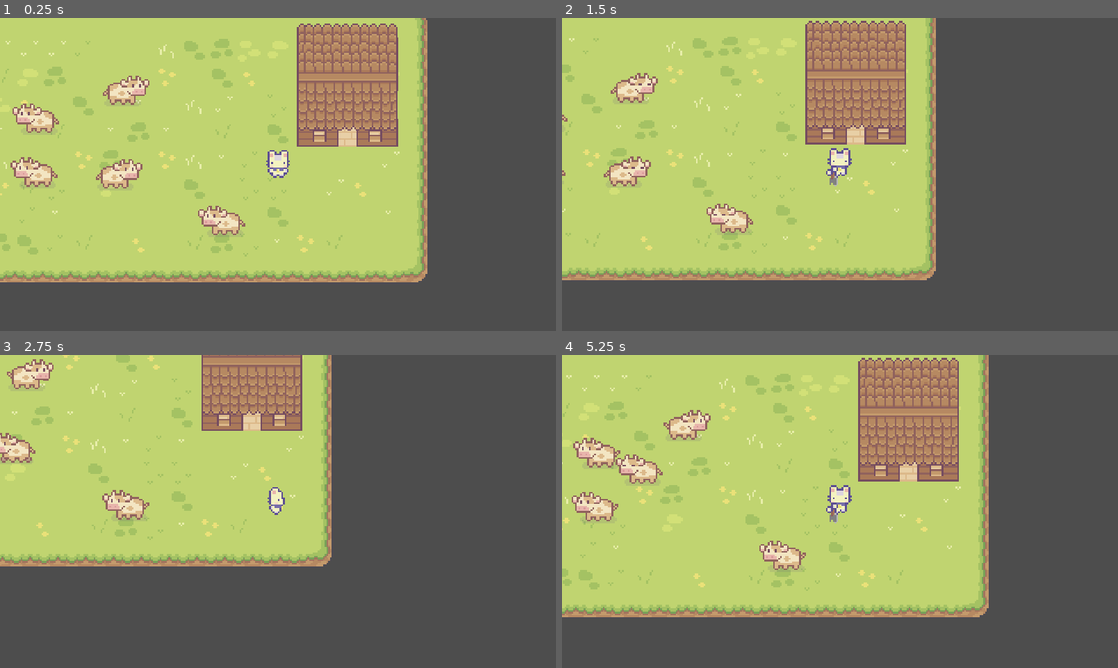
Above: before the commit, frames 1-4 (two rows, left to right).
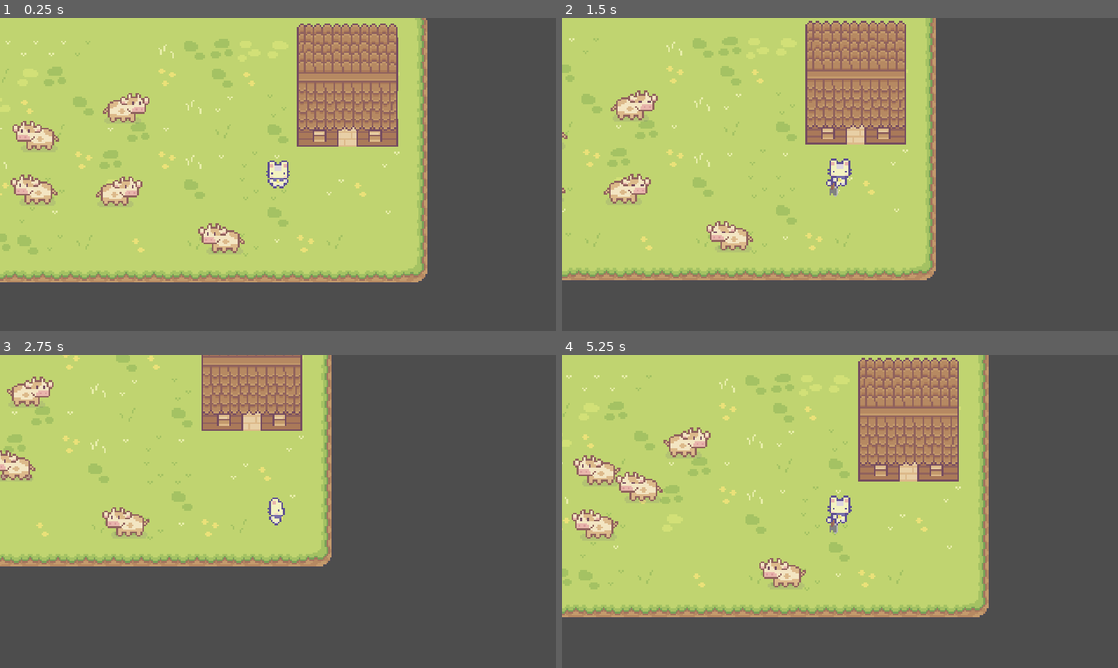
Above: after the commit, the same moments.

Repository: Boyquotes/godot-prototype-one
Game: Godot game, scene res://world/world.tscn
Same seed, same stepped clock (60 frames per second), same inputs: the game is played once before the commit and once after it.
Inputs (mouse positions are in pixels of both pictures, inside the frame that each line leads up to):
- Up to frame 1 (0.25 s): no input
- Up to frame 2 (1.5 s): tap Enter at 0.5 s; move the mouse to (962, 158) at 0.52 s; hold D (game_right) 0.53-1.28 s; click (962, 158) at 0.6 s; move the mouse to (728, 190) at 1.27 s; hold S (game_down) from 1.28 s (still down); click (728, 190) at 1.35 s
- Up to frame 3 (2.75 s): move the mouse to (333, 442) at 2.02 s; release S (game_down) at 2.03 s; hold D (game_right) from 2.03 s (still down); click (333, 442) at 2.1 s
- Up to frame 4 (5.25 s): move the mouse to (812, 574) at 2.77 s; release D (game_right) at 2.78 s; hold W (game_up) 2.78-3.53 s; click (812, 574) at 2.85 s; move the mouse to (1006, 558) at 3.52 s; hold A (game_left) 3.53-5.03 s; click (1006, 558) at 3.6 s; move the mouse to (673, 464) at 4.27 s; click (673, 464) at 4.35 s; move the mouse to (867, 511) at 5.02 s; hold S (game_down) from 5.03 s (still down); click (867, 511) at 5.1 s

The runs differ from the first frame. In frame 1, 4.7% of the frame differs, in the area x 1-53%, y 18-76%; in frame 2, 3.1%; in frame 3, 2.7%; in frame 4, 4.8%, in the area x 1-53%, y 17-75%.

Commit message:
fix ysort

Diff:
--- a/animals/cow.tscn
+++ b/animals/cow.tscn
@@ -68,11 +68,11 @@
 metadata/_edit_group_ = true
 
 [node name="AnimatedSprite2D" type="AnimatedSprite2D" parent="."]
-position = Vector2(0, -10)
 sprite_frames = SubResource("SpriteFrames_y7ojc")
 animation = &"move"
 
 [node name="CollisionShape2D" type="CollisionShape2D" parent="."]
+position = Vector2(0, 10)
 rotation = 1.5708
 shape = SubResource("CapsuleShape2D_g8568")
 
--- a/player/player.tscn
+++ b/player/player.tscn
@@ -358,20 +358,18 @@
 metadata/_edit_group_ = true
 
 [node name="MainSprite" type="Sprite2D" parent="."]
-position = Vector2(0, -6)
 texture = ExtResource("1_dvuat")
 hframes = 4
 vframes = 4
-frame = 11
 
 [node name="ActionSprite" type="Sprite2D" parent="."]
 visible = false
-position = Vector2(0, -6)
 texture = ExtResource("3_3otog")
 hframes = 2
 vframes = 12
 
 [node name="CollisionShape2D" type="CollisionShape2D" parent="."]
+position = Vector2(0, 6)
 rotation = 1.5708
 shape = SubResource("CapsuleShape2D_xg4oy")
 
--- a/world/world.tscn
+++ b/world/world.tscn
@@ -16,9 +16,6 @@
 layer_0/name = "Ground"
 layer_0/tile_data = PackedInt32Array(-1, 131072, 6, 65535, 327680, 5, 0, 0, 6, -65536, 65536, 1, -131072, 0, 6, -65537, …(3088 unchanged characters)…
 
-[node name="Camera" type="Camera2D" parent="."]
-position = Vector2(56, 16)
-
 [node name="House" parent="." instance=ExtResource("5_lvmm4")]
 position = Vector2(72, 0)
 
@@ -29,8 +26,10 @@
 [node name="Player" parent="Entities" instance=ExtResource("1_85dts")]
 position = Vector2(56, 16)
 
+[node name="Camera" type="Camera2D" parent="Entities/Player"]
+
 [node name="RemoteTransform2D" type="RemoteTransform2D" parent="Entities/Player"]
-remote_path = NodePath("../../../Camera")
+remote_path = NodePath("../Camera")
 
 [node name="Cow" parent="Entities" instance=ExtResource("3_ycfyx")]
 position = Vector2(24, 48)
